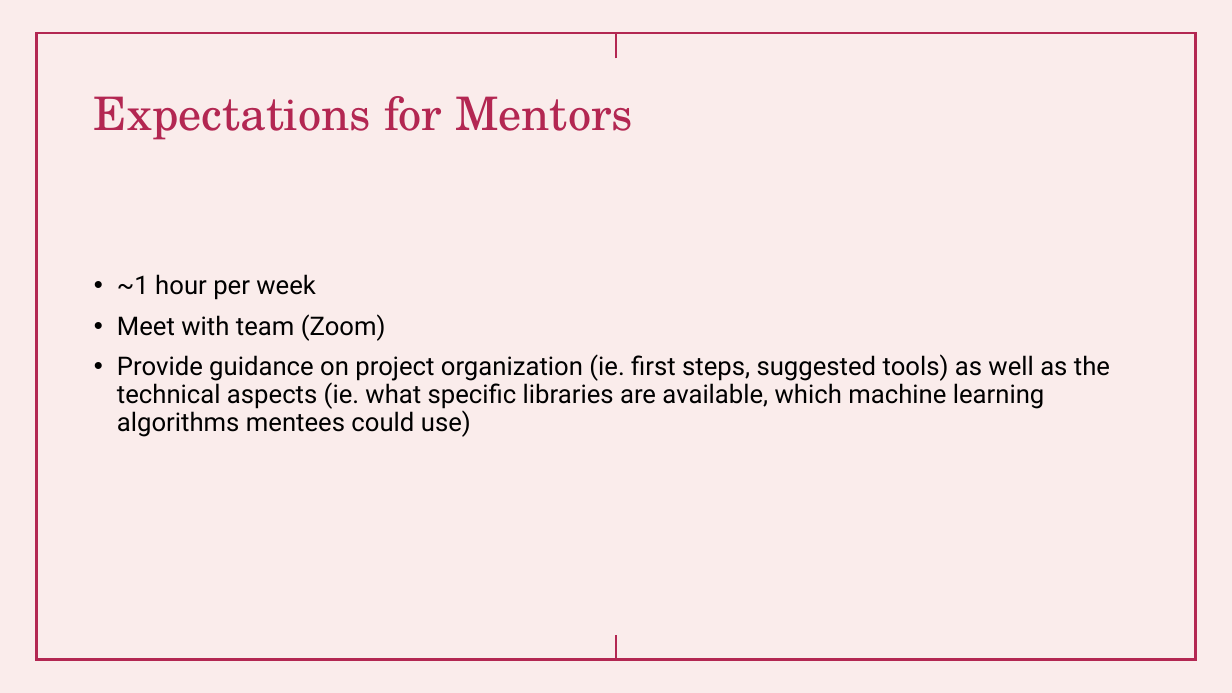
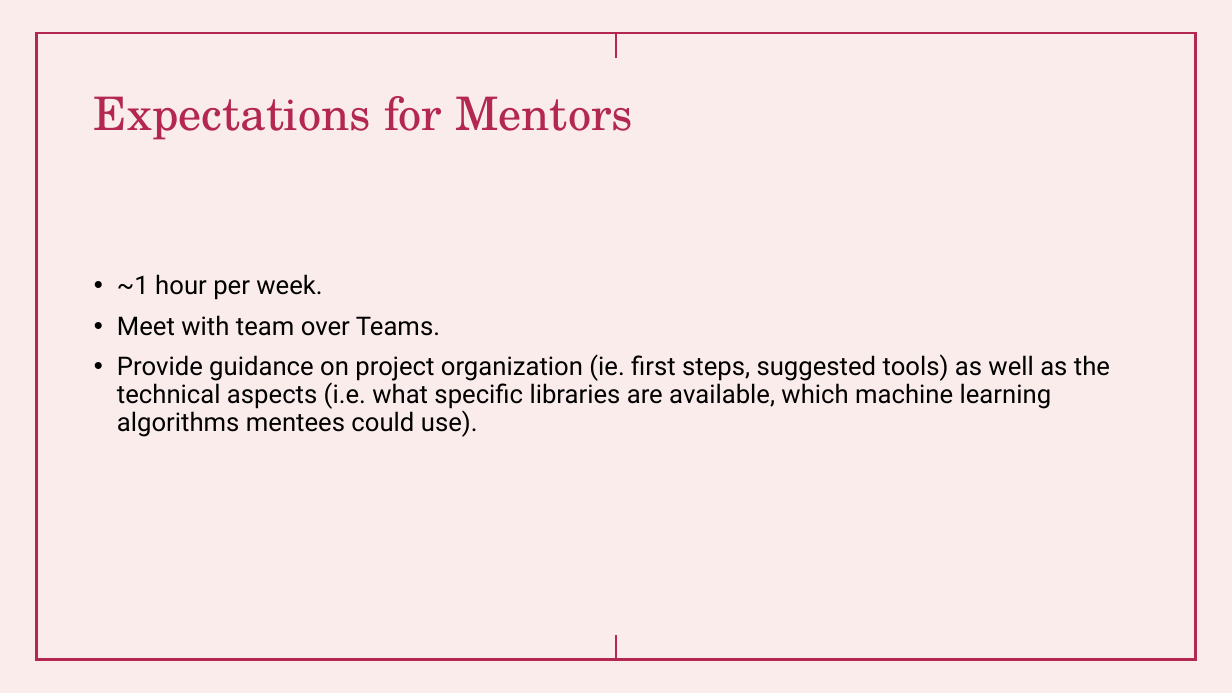
Before and after one commit to shawna-tuli-silicon-valley/uci-ics-bi-and-data-science, a slide deck: slide 11 of presentations/BI Analysis (Partner Business Modeling).pptx. Drawn at 1232x693 pixels with LibreOffice and Linux fonts; fonts in the diff are those of the drawing. Boxes give left, top, right and bottom in pixels: in the first picture for what was removed or moved away, otherwise in the second. Text is boxed around its words. In the diff, an @@ line names an element or a change of style, - is before the commit and + after.

```diff
--- a/presentations/BI Analysis (Partner Business Modeling).pptx
+++ b/presentations/BI Analysis (Partner Business Modeling).pptx
@@ text at <box>117,274,1110,437</box>: text changed @@
-• ~1 hour per week
-• Meet with team (Zoom)
-• Provide guidance on project organization (ie. first steps, suggested tools) as well as the technical aspects (ie. what specific libraries are available, which machine learning algorithms mentees could use)
+• ~1 hour per week.
+• Meet with team over Teams.
+• Provide guidance on project organization (ie. first steps, suggested tools) as well as the technical aspects (i.e. what specific libraries are available, which machine learning algorithms mentees could use).
```
Also in this commit, not shown: 5 other slides changed.
